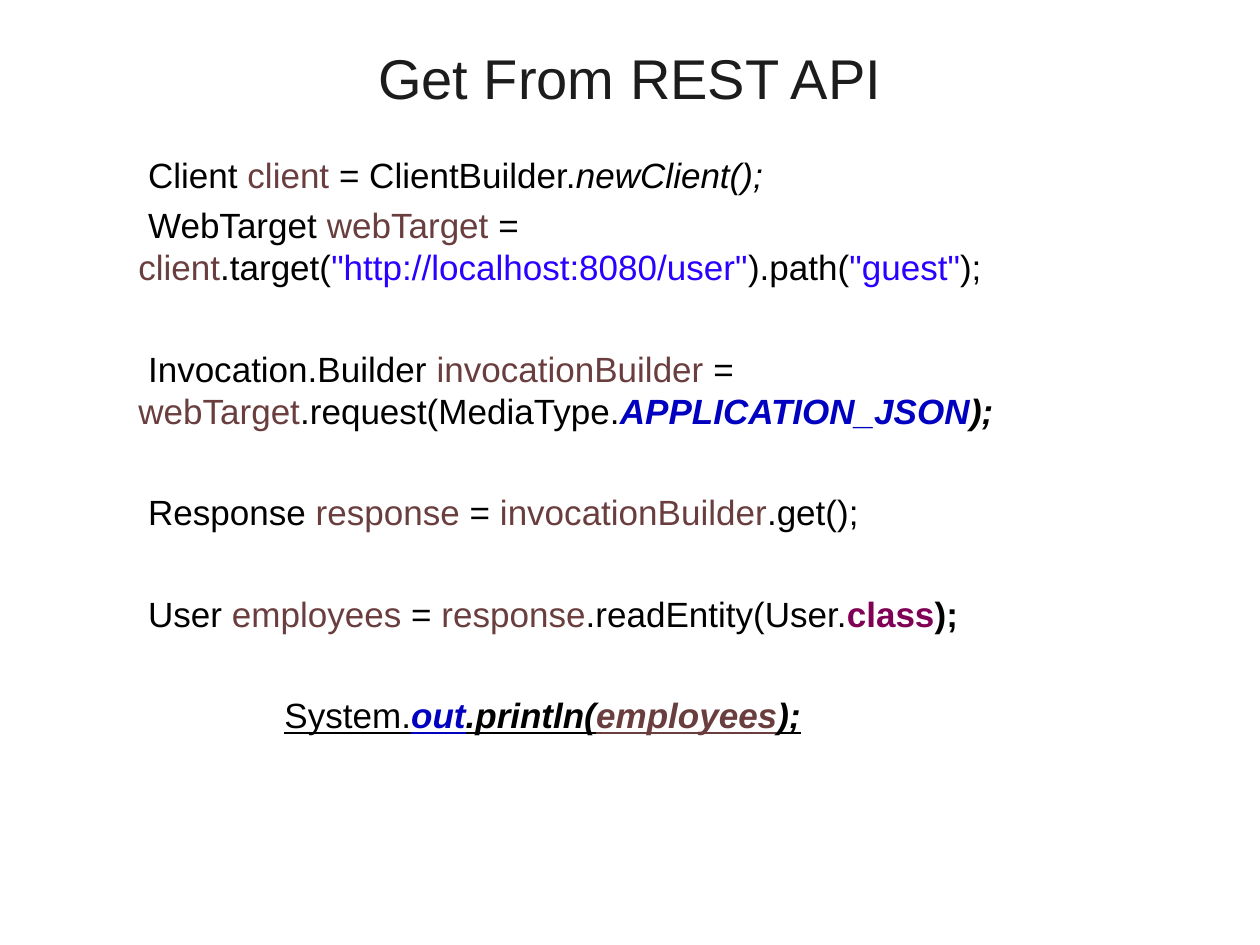
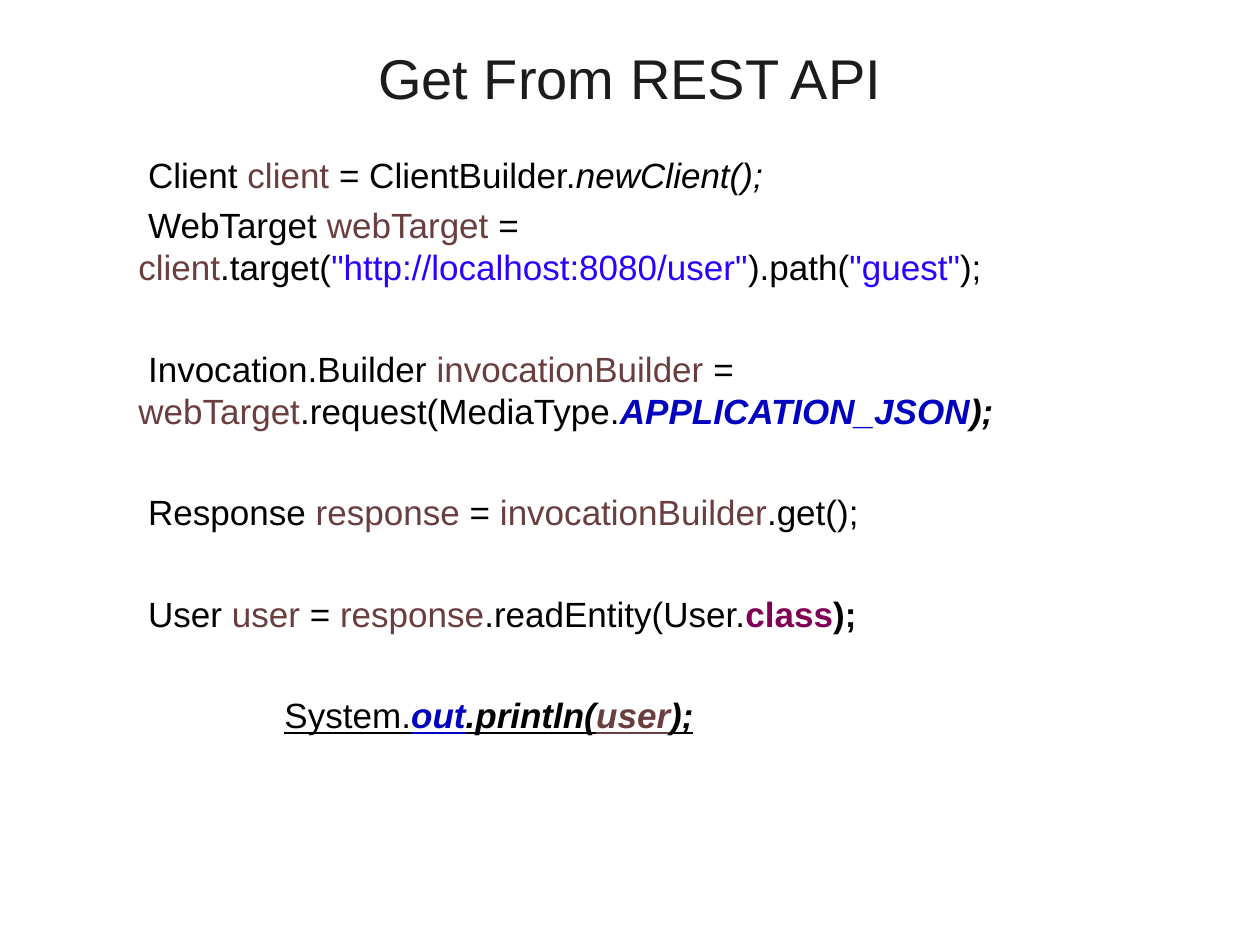
Before and after one commit to vatsanTraining/freshers_dec_2021, a slide deck: slide 50 of JAX_RS.ppt (slide 44 before the commit). Drawn at 1260x945 pixels with LibreOffice and Linux fonts; fonts in the diff are those of the drawing; background and template pictures are left out. Boxes give left, top, right and bottom in pixels: in the first picture for what was removed or moved away, otherwise in the second. Text is boxed around its words. In the diff, an @@ line names an element or a change of style, - is before the commit and + after.

```diff
--- a/JAX_RS.ppt
+++ b/JAX_RS.ppt
@@ text at [148,601,857,735]: text changed @@
-  User employees = response.readEntity(User.class);
-  System.out.println(employees);
+  User user = response.readEntity(User.class);
+  System.out.println(user);
```
Also in this commit, not shown: 4 other slides changed, 15 slides added, 2 slides removed.
